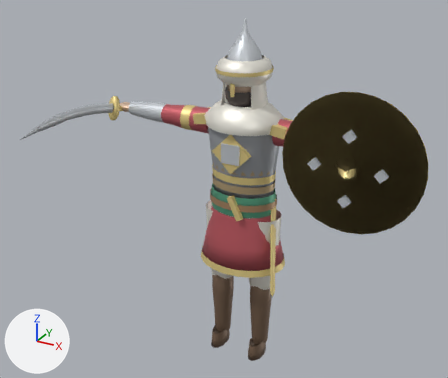
The glTF model models/era1/arab_qilichboz.glb: old version first, new version second.
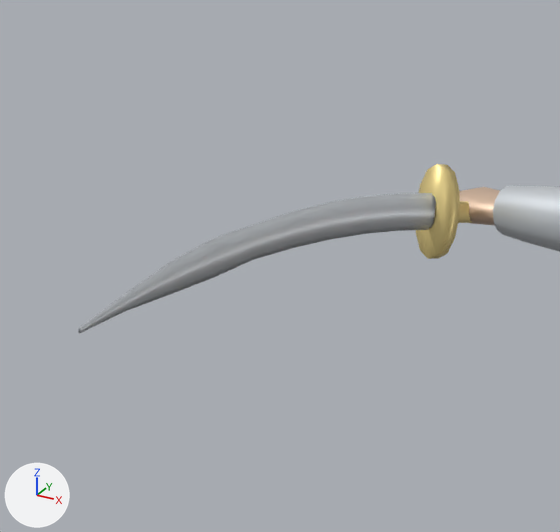
There are two pictures of each version: one whole from a 50 mm camera at (1.46, -2.89, 2.49) aimed at (0.02, -0.26, 1.17), one close up on the part from 0% to 33% of the width and 14% to 51% of the height. The axes (+X, +Y, +Z) are drawn at lower left. The lights are the same throughout. The older version's two pictures come first. Vertices at exactly the same position are counted once.

In view in the first close-up: 'Arab_Qilichdor_Mesh'.
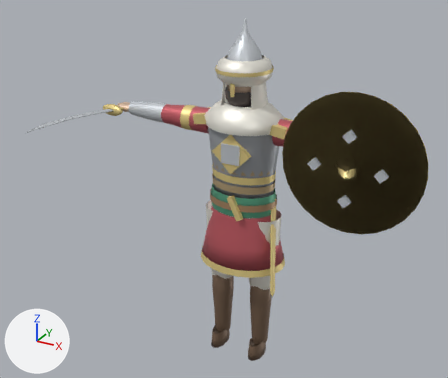
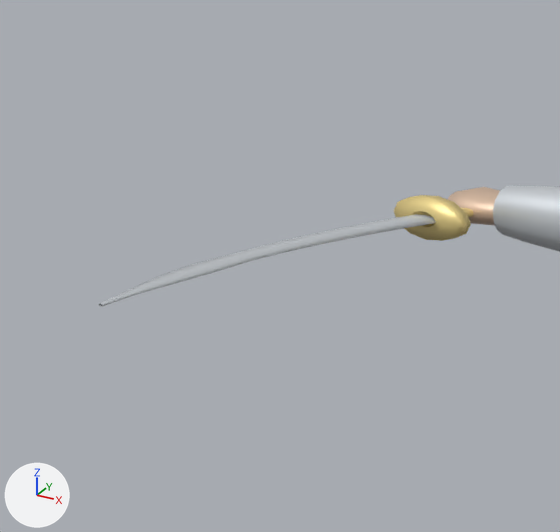
The edits, one by one:
me_arab_qilichdor_geo is used by ob_arab_qilichdor_mesh; location (0.0, 0.0, 0.0).
me_arab_qilichdor_geo had 2103 vertices, 3204 faces and spanned x -0.86..1.03, y -0.84..0.21, z 0.0..2.02.
me_arab_qilichdor_geo now has 2103 vertices, 3204 faces and spans x -0.88..1.03, y -0.84..0.21, z 0.0..2.02.
me_arab_qilichdor_geo part 1: the loose piece of 73 vertices spanning x -0.83..-0.77, y -0.14..0.09, z 1.39..1.53 is multiplied about its middle by the matrix ((0.0, -0.109, -0.994), (0.109, 0.988, -0.109), (0.994, -0.109, 0.012)), then moved by (-0.02, 0.0, -0.02).
me_arab_qilichdor_geo part 2: the loose piece of 80 vertices spanning x -0.81..-0.79, y -0.84..-0.11, z 1.43..1.54 is multiplied about its middle by the matrix ((0.0, -0.109, -0.994), (0.109, 0.988, -0.109), (0.994, -0.109, 0.012)).

Pixel boxes (x1, y1, x2, y2) of what changed, in the close-ups (560 x 532 px; the box of a moved part takes in the faces that stretch with it):
'Arab_Qilichdor_Mesh', reshaped
    before: (79, 164, 560, 334)
    after: (99, 186, 560, 306)
part 1 of me_arab_qilichdor_geo, moved or reshaped
    before: (416, 164, 472, 259)
    after: (394, 195, 474, 241)
part 2 of me_arab_qilichdor_geo, moved or reshaped
    before: (79, 193, 436, 334)
    after: (99, 214, 436, 306)
